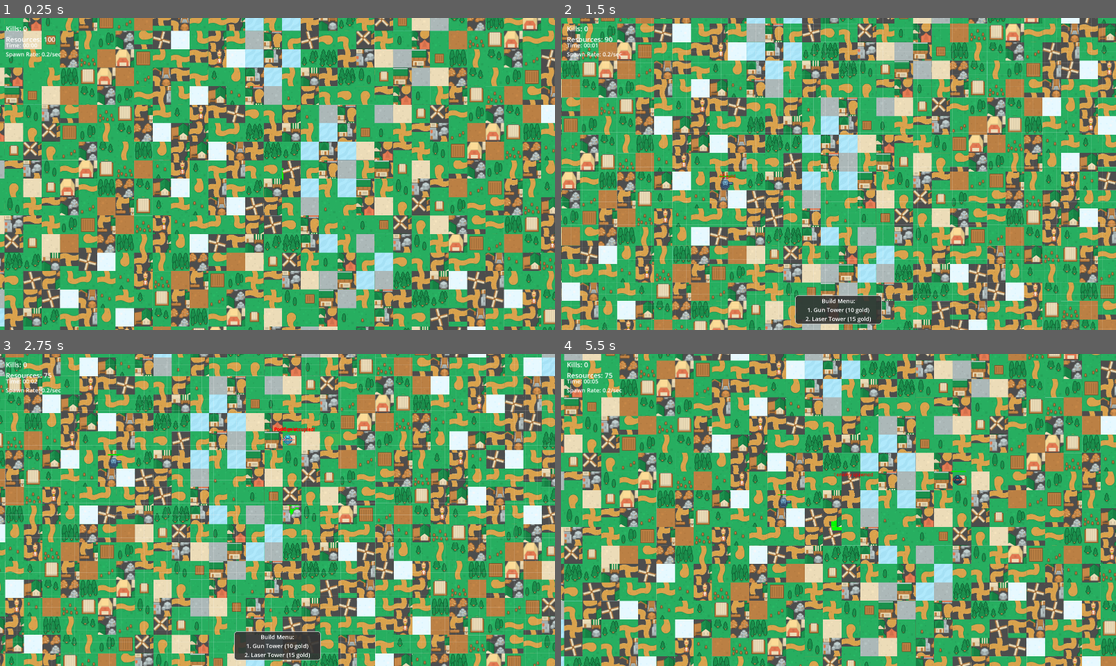
Above: before the commit, frames 1-4 (two rows, left to right).
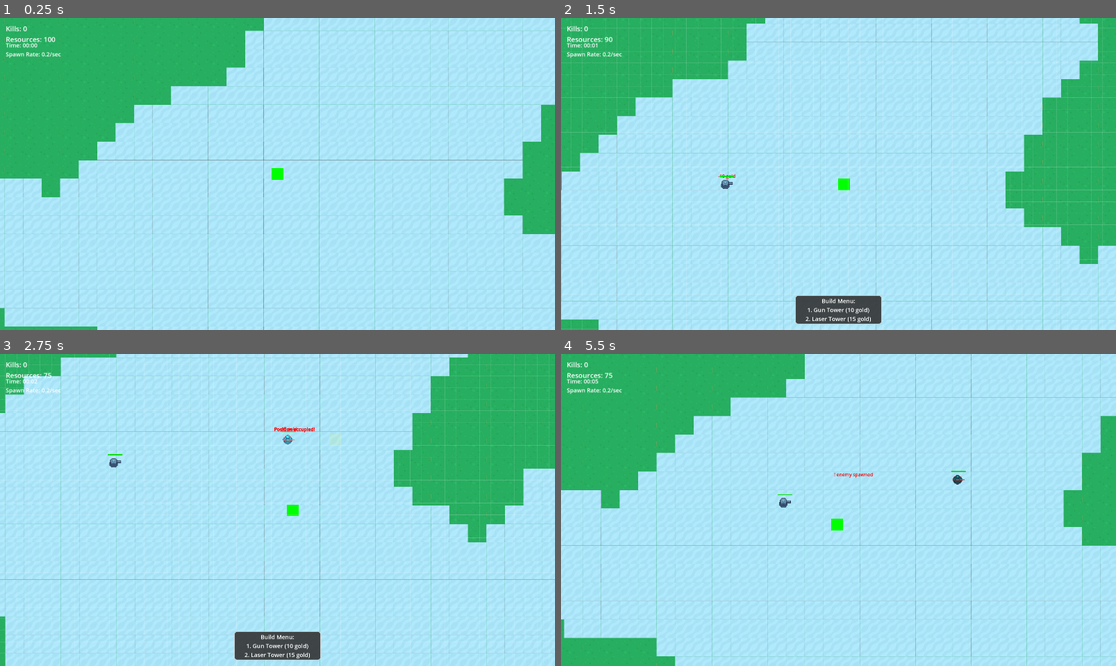
Above: after the commit, the same moments.

Repository: Sephon/testaiproject
Game: Godot game, scene res://Main.tscn
Same seed, same stepped clock (60 frames per second), same inputs: the game is played once before the commit and once after it.
Inputs (mouse positions are in pixels of both pictures, inside the frame that each line leads up to):
- Up to frame 1 (0.25 s): no input
- Up to frame 2 (1.5 s): tap Enter (ui_accept) at 0.5, 0.77 s; move the mouse to (960, 158) at 0.52 s; hold Right (ui_right) 0.53-1.28 s; hold B 0.53-1.28 s; click (960, 158) at 0.67 s; move the mouse to (727, 189) at 1.27 s; hold Down (ui_down) from 1.28 s (still down); tap 1 at 1.35 s; click (727, 189) at 1.42 s
- Up to frame 3 (2.75 s): tap Enter (ui_accept) at 1.52 s; move the mouse to (333, 441) at 2.02 s; release Down (ui_down) at 2.03 s; hold Right (ui_right) from 2.03 s (still down); hold 2 from 2.03 s (still down); click (333, 441) at 2.17 s
- Up to frame 4 (5.5 s): move the mouse to (810, 572) at 2.77 s; release Right (ui_right) at 2.78 s; release 2 at 2.78 s; hold Up (ui_up) 2.78-3.53 s; tap B at 2.85 s; click (810, 572) at 2.92 s; tap Enter (ui_accept) at 3.02, 3.77, 4.52 s; move the mouse to (1005, 556) at 3.52 s; hold 1 3.53-4.28 s; hold Left (ui_left) 3.53-5.03 s; click (1005, 556) at 3.67 s; move the mouse to (672, 463) at 4.27 s; tap 2 at 4.35 s; click (672, 463) at 4.42 s; move the mouse to (866, 510) at 5.02 s; hold Down (ui_down) from 5.03 s (still down); hold B from 5.03 s (still down); click (866, 510) at 5.17 s

The runs differ from the first frame. In frame 1, 91% of the frame differs, in the area x 0-100%, y 0-100%; in frame 2, 90%; in frame 3, 92%; in frame 4, 91%.

Commit message:
Some kind of world map implemented, doubt it's procedural though

Diff:
--- a/testaiproject/Main.gd
+++ b/testaiproject/Main.gd
@@ -92,6 +92,9 @@
 var game_over_label: Label
 var game_over_options_label: Label
 
+# Use FastNoiseLite for Godot 4
+var biome_noise
+
 # Called when the node enters the scene tree for the first time.
 func _ready() -> void:
 	# Initialize game objects
@@ -102,6 +105,7 @@
 
 	# Create chunk container
 	chunk_container = Node2D.new()
+	chunk_container.z_index = 0
 	add_child(chunk_container)
 
 	# Setup audio player for coin sound
@@ -114,10 +118,12 @@
 	camera.position_smoothing_enabled = true
 	camera.position_smoothing_speed = 5.0
 	camera.zoom = camera_zoom  # Set initial zoom
+	$Player.z_index = 1
 	$Player.add_child(camera)
 
 	# Initialize grid system
 	grid_container = Node2D.new()
+	grid_container.z_index = 2
 	add_child(grid_container)
 	create_grid()
 
@@ -126,6 +132,7 @@
 	preview_tower.size = Vector2(grid_size, grid_size)
 	preview_tower.modulate = Color(1, 1, 1, 0.3)  # Semi-transparent white
 	preview_tower.visible = false
+	preview_tower.z_index = 3
 	add_child(preview_tower)
 
 	# Create HUD container (this will stay fixed on screen)
@@ -176,6 +183,14 @@
 	# Center the label in the panel
 	build_menu_label.horizontal_alignment = HORIZONTAL_ALIGNMENT_CENTER
 	build_menu_label.vertical_alignment = VERTICAL_ALIGNMENT_CENTER
+
+	# Initialize biome noise
+	biome_noise = FastNoiseLite.new()
+	biome_noise.seed = 12345
+	biome_noise.frequency = 1.0 / 64.0  # period = 64.0
+	biome_noise.fractal_octaves = 4
+	biome_noise.fractal_lacunarity = 2.0
+	biome_noise.fractal_gain = 0.5
 
 	print("Game initialized")
 
@@ -374,6 +389,7 @@
 	add_child(new_enemy)
 	new_enemy.position = get_valid_spawn_position()
 	new_enemy.add_to_group("enemies")
+	new_enemy.z_index = 1
 
 	# Create floating text at player position
 	var floating_text = floating_text_scene.instantiate()
@@ -391,6 +407,7 @@
 		add_child(new_node)
 		new_node.position = get_valid_resource_position()
 		new_node.add_to_group("resource_nodes")
+		new_node.z_index = 1
 
 func add_resources(type: String, amount: int):
 	resources += amount
@@ -470,6 +487,7 @@
 		add_child(new_tower)
 		new_tower.add_to_group("towers")
 		new_tower.position = position
+		new_tower.z_index = 1
 
 		# Deduct resources
 		resources -= cost
@@ -744,6 +762,7 @@
 
 func create_chunk(chunk_x: int, chunk_y: int) -> void:
 	var chunk = Node2D.new()
+	chunk.z_index = 0
 	chunk_container.add_child(chunk)
 
 	# Calculate chunk position
@@ -753,30 +772,114 @@
 	)
 	chunk.position = chunk_pos
 
-	# Create tiles for this chunk
 	for x in range(chunk_size):
 		for y in range(chunk_size):
-			# Calculate world position for this tile
+			var world_x = chunk_x * chunk_size + x
+			var world_y = chunk_y * chunk_size + y
+			var tile_type = get_biome_tile(world_x, world_y)
+			var tile_index
+			if tile_type == TILE_ROAD:
+				var road_tile = get_road_tile(world_x, world_y)
+				tile_type = TILE_ROAD
+				tile_index = road_tile
+			elif tile_type == TILE_FOREST:
+				tile_index = get_forest_tile(world_x, world_y)
+			elif tile_type == TILE_PLAIN:
+				tile_index = get_plain_tile(world_x, world_y)
+			elif tile_type == TILE_WATER:
+				tile_index = get_water_tile(world_x, world_y)
+			else:
+				tile_index = get_plain_tile(world_x, world_y)
 			var tile_pos = Vector2(x * tile_size, y * tile_size)
-
-			# Generate a deterministic tile index based on position
-			var tile_index = get_tile_index(chunk_x * chunk_size + x, chunk_y * chunk_size + y)
-
-			# Create sprite for this tile
 			var sprite = Sprite2D.new()
 			sprite.texture = tilemap_texture
 			sprite.region_enabled = true
 			sprite.region_rect = get_tile_region(tile_index)
 			sprite.position = tile_pos
+			sprite.z_index = 0
 			chunk.add_child(sprite)
-
-	# Store chunk reference
 	loaded_chunks[str(chunk_x) + "," + str(chunk_y)] = chunk
 
-func get_tile_index(x: int, y: int) -> int:
-	# Use a simple hash function to generate deterministic tile indices
-	var hash = (x * 73856093) ^ (y * 19349663)
-	return abs(hash) % total_tiles
+# --- Map Generation Ruleset ---
+const TILE_PLAIN = 0
+const TILE_WATER = 1
+const TILE_FOREST = 2
+const TILE_ROAD = 3
+
+func get_biome_tile(x: int, y: int) -> int:
+	var n = biome_noise.get_noise_2d(x, y)
+	if n < -0.25:
+		return TILE_WATER
+	elif n < 0.1:
+		return TILE_PLAIN
+	elif n < 0.35:
+		return TILE_FOREST
+	else:
+		return TILE_PLAIN
+	# Road overlay
+	if is_road(x, y):
+		return TILE_ROAD
+	return TILE_PLAIN
+
+# --- Road Auto-Tiling ---
+# Road tile indices (based on your description)
+# 1x1: T-junction NWS (tile 11)
+# 1x2: vertical N-S (tile 12)
+# 1x3: corner ES (tile 13)
+# ... (add more as needed)
+# We'll use a dictionary for road tile selection
+var road_tile_dict = {
+	"1001": 11, # NWS
+	"1010": 12, # NS
+	"0011": 13, # ES
+	"1100": 14, # NW
+	"0110": 15, # NE
+	"0101": 16, # NS
+	"1110": 17, # NWE
+	"0111": 18, # NES
+	"1011": 19, # NWS
+	"1111": 20, # 4-way
+	"0001": 21, # S only
+	"0010": 22, # E only
+	"0100": 23, # N only
+	"1000": 24, # W only
+}
+
+func get_road_tile(x: int, y: int) -> int:
+	# Check neighbors: N, E, S, W
+	var n = is_road(x, y-1) or get_biome_tile(x, y-1) == TILE_ROAD
+	var e = is_road(x+1, y) or get_biome_tile(x+1, y) == TILE_ROAD
+	var s = is_road(x, y+1) or get_biome_tile(x, y+1) == TILE_ROAD
+	var w = is_road(x-1, y) or get_biome_tile(x-1, y) == TILE_ROAD
+	var key = str(int(n)) + str(int(e)) + str(int(s)) + str(int(w))
+	if road_tile_dict.has(key):
+		return road_tile_dict[key]
+	return 12 # default to vertical
+
+# --- Forest Tiles ---
+func get_forest_tile(x: int, y: int) -> int:
+	# Use only forest tiles: 34, 36, 37, 45, 47, 29, 22
+	var forest_tiles = [34, 36, 41, 44, 52, 60, 60]
+	return forest_tiles[(x * 3 + y) % forest_tiles.size()]
+
+# --- Plain Tiles ---
+func get_plain_tile(x: int, y: int) -> int:
+	# Use only plain tile: 31
+	return 58
+
+# --- Water Tiles ---
+func get_water_tile(x: int, y: int) -> int:
+	# Use only water tiles: 16, 25, 33
+	var water_tiles = [35, 37]
+	return water_tiles[(x * 2 + y) % water_tiles.size()]
+
+# --- Road Placement ---
+func is_road(x: int, y: int) -> bool:
+	# Example: create a main road and some branches
+	if x % 40 == 20 or y % 40 == 20:
+		return true
+	# Add more logic for branches if desired
+	return false
 
 func get_tile_region(tile_index: int) -> Rect2:
 	var row = tile_index / tiles_per_row
